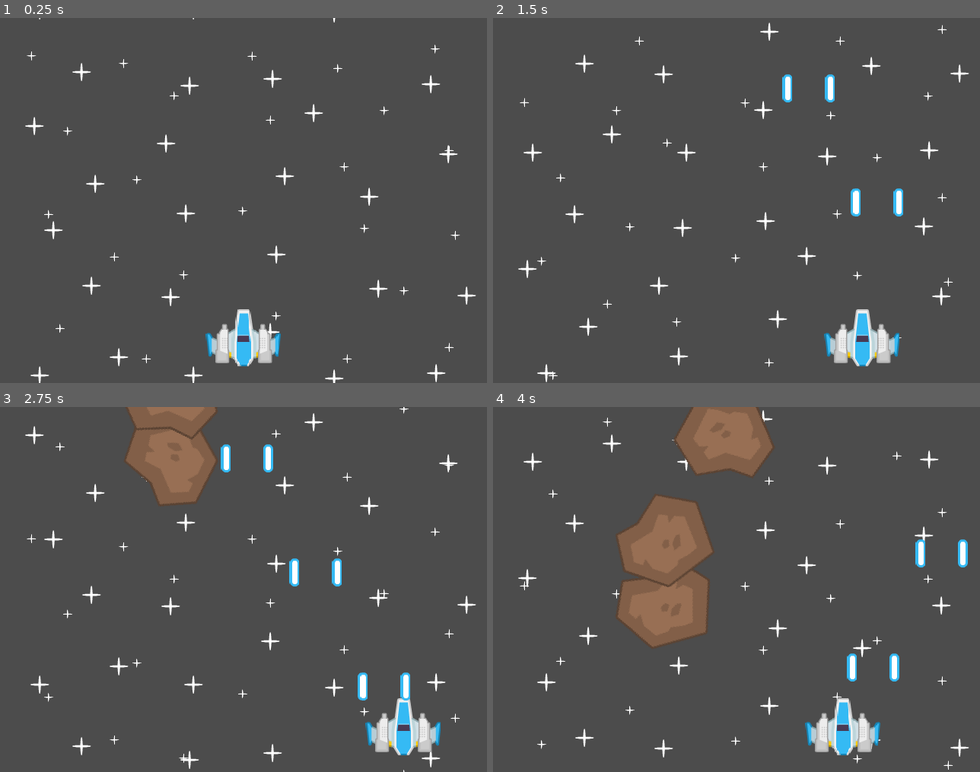
Above: before the commit, frames 1-4 (two rows, left to right).
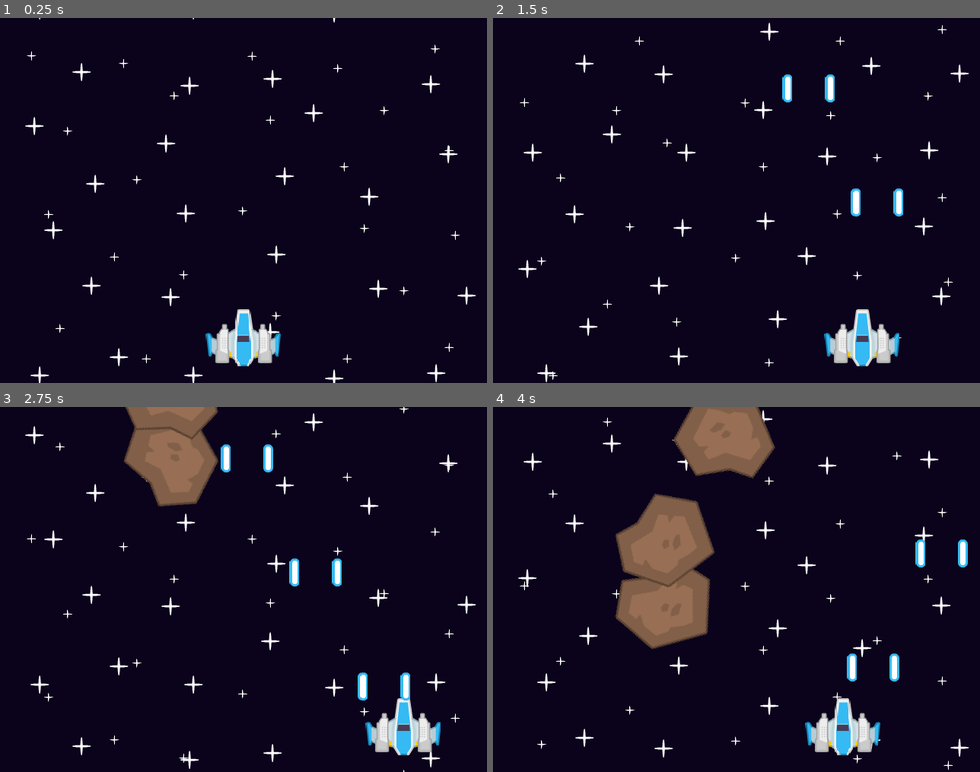
Above: after the commit, the same moments.

Repository: h3rd7/MySpaceShooter
Game: Godot game, scene res://scenes/main.tscn
Same seed, same stepped clock (60 frames per second), same inputs: the game is played once before the commit and once after it.
Inputs:
- Up to frame 1 (0.25 s): no input
- Up to frame 2 (1.5 s): hold Right (right_) 0.53-1.28 s; hold Up (shot_) 0.53-1.28 s; hold Left (left_) from 1.28 s (still down); tap Up (shot_) at 1.35 s
- Up to frame 3 (2.75 s): release Left (left_) at 2.03 s; hold Right (right_) from 2.03 s (still down); hold Up (shot_) from 2.03 s (still down)
- Up to frame 4 (4 s): release Up (shot_) at 2.78 s; tap Up (shot_) at 2.85 s; release Right (right_) at 3.53 s; hold Left (left_) from 3.53 s (still down); hold Up (shot_) from 3.53 s (still down)

The runs differ from the first frame. In frame 1, 98% of the frame differs, in the area x 0-100%, y 0-100%; in frame 2, 97%; in frame 3, 93%; in frame 4, 88%.

Commit message:
color added to the background

Diff:
--- a/project.godot
+++ b/project.godot
@@ -56,3 +56,4 @@
 
 vram_compression/import_etc=true
 vram_compression/import_etc2=false
+environment/default_clear_color=Color( 0.0470588, 0.0156863, 0.109804, 1 )
